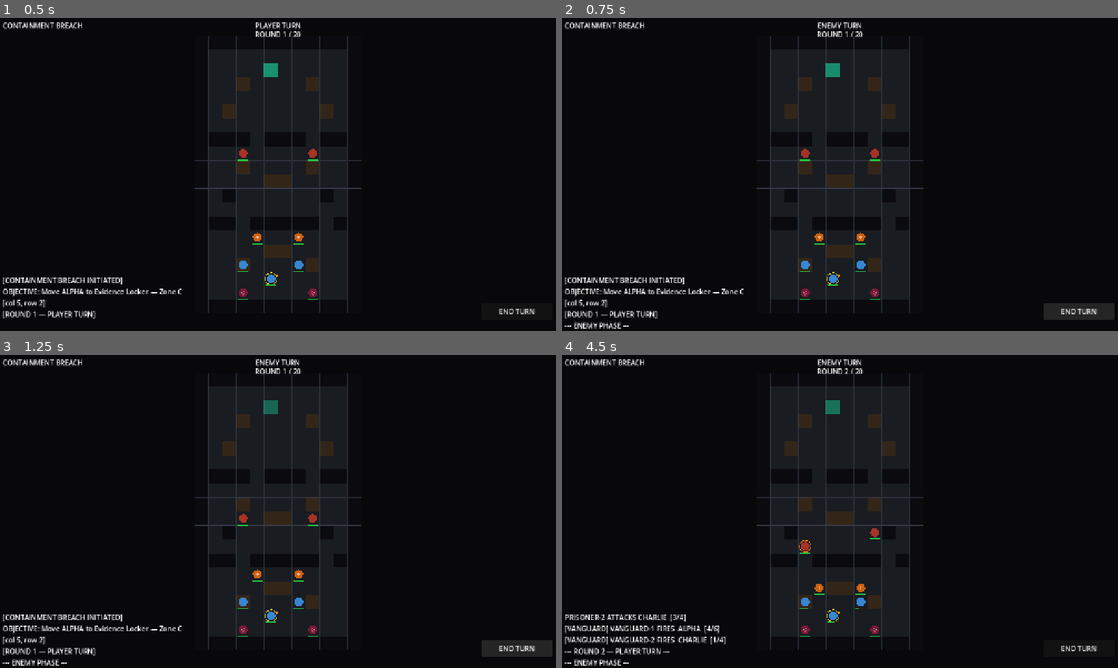
Above: before the commit, frames 1-4 (two rows, left to right).
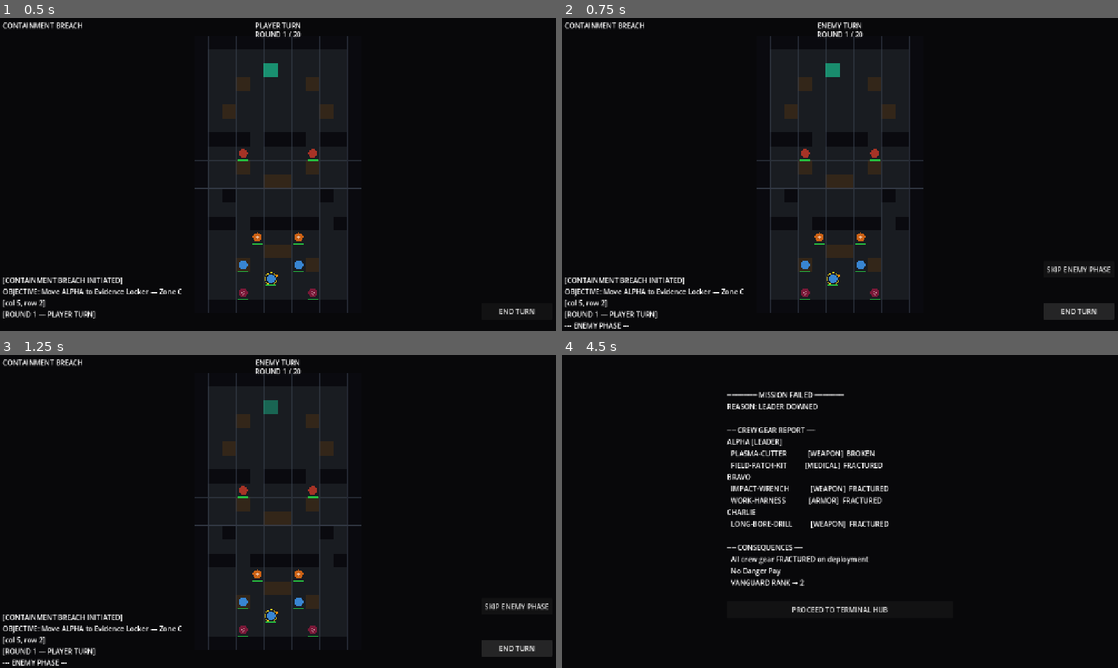
Above: after the commit, the same moments.

Repository: kavemankai/wizcool
Game: Godot game, scene res://scenes/Main.tscn
The game is run twice, just before and just after one commit, with the same random seed, the same clock (stepped at 60 frames per second) and the same inputs.
Inputs (mouse positions are in pixels of both pictures, inside the frame that each line leads up to):
- Up to frame 1 (0.5 s): no input
- Up to frame 2 (0.75 s): click "END TURN" at 0.5 s
- Up to frame 3 (1.25 s): no input
- Up to frame 4 (4.5 s): click "END TURN" (after the commit: "SKIP ENEMY PHASE") at 1.25 s; click "END TURN" at 2 s; click "END TURN" (after the commit: "SKIP ENEMY PHASE") at 2.75 s; click "END TURN" at 3.5 s; move the mouse to (962, 495) at 4.27 s; click (962, 495) at 4.42 s

Frame 1 is identical in both runs. In frame 2, 0.2% of the frame differs, in the area x 87-99%, y 79-82%; in frame 3, 0.3%; in frame 4, 8.0%, in the area x 0-97%, y 1-100%.

Commit message:
Add enemy inspection, slow enemy phase with skip, combat cutaway scene
- F1: Click any enemy in IDLE or ACTING to show their stats in HUD panel
- F2: Enemy turns slow to 0.8s gap with white "is_acting" ring on active enemy;
  SKIP ENEMY PHASE button fast-forwards remaining enemies to 0.0s delays
- F3: Advance Wars-style combat cutaway overlay (CombatCutaway) — fires on
  player and enemy attacks; shows attacker vs defender with animated health
  bar drain; click or 2s auto-dismiss; blocked during skip mode
  - EnemyAI.do_attack() accepts optional cutaway_queue param threaded through
    all three AI take_turn() signatures to Main._run_enemy_phase()

Co-Authored-By: Claude Sonnet 4.6 <noreply@anthropic.com>

Diff:
--- a/scenes/Main.tscn
+++ b/scenes/Main.tscn
@@ -1,8 +1,9 @@
-[gd_scene load_steps=4 format=3]
+[gd_scene load_steps=5 format=3]
 
 [ext_resource type="Script" path="res://scripts/Main.gd" id="1_main"]
 [ext_resource type="Script" path="res://scripts/core/GridManager.gd" id="2_grid"]
 [ext_resource type="Script" path="res://scripts/ui/HUD.gd" id="3_hud"]
+[ext_resource type="Script" path="res://scripts/ui/CombatCutaway.gd" id="4_cutaway"]
 
 [node name="Main" type="Node2D"]
 script = ExtResource("1_main")
@@ -17,3 +18,7 @@
 
 [node name="HUD" type="CanvasLayer" parent="."]
 script = ExtResource("3_hud")
+
+[node name="CombatCutaway" type="CanvasLayer" parent="."]
+layer = 10
+script = ExtResource("4_cutaway")
--- /dev/null
+++ b/scenes/ui/CombatCutaway.tscn
@@ -0,0 +1,7 @@
+[gd_scene load_steps=2 format=3]
+
+[ext_resource type="Script" path="res://scripts/ui/CombatCutaway.gd" id="1_cutaway"]
+
+[node name="CombatCutaway" type="CanvasLayer"]
+layer = 10
+script = ExtResource("1_cutaway")
--- a/scripts/Main.gd
+++ b/scripts/Main.gd
@@ -16,6 +16,7 @@
 var dropped_loot: Array[GearItem] = []
 var rival_rank: int = 1
 var hazard_manager: HazardSystem = null
+var _skip_requested: bool = false
 
 # unit_id → {is_leader: bool, gear: [{item_id, slot, state: int (GearState enum)}]}
 var _gear_archive: Dictionary = {}
@@ -23,6 +24,7 @@
 @onready var grid_manager: GridManager = $GridManager
 @onready var unit_layer: Node2D = $UnitLayer
 @onready var hud: HUD = $HUD
+@onready var cutaway: CombatCutaway = $CombatCutaway
 
 func _ready() -> void:
 	var grid_w := GridManager.GRID_WIDTH * GridManager.TILE_SIZE
@@ -34,6 +36,7 @@
 	)
 	hud.end_turn_pressed.connect(_on_end_turn)
 	hud.field_patch_pressed.connect(_on_field_patch)
+	hud.skip_pressed.connect(func() -> void: _skip_requested = true)
 	hazard_manager = HazardSystem.new()
 	rival_rank = get_node("/root/GameState").vanguard_rank
 	grid_manager.set_extraction_tile(GridPos.new(EXTRACTION_POS.x, EXTRACTION_POS.y))
@@ -201,6 +204,11 @@
 	var clicked_unit: Unit = _unit_at_screen(click_pos)
 	var clicked_grid: GridPos = grid_manager.world_to_grid(click_pos)
 
+	if clicked_unit != null and not clicked_unit.is_downed:
+		hud.show_unit(clicked_unit)
+	elif clicked_unit == null and input_state == InputState.IDLE:
+		hud.show_unit(null)
+
 	match input_state:
 		InputState.IDLE:
 			if clicked_unit and clicked_unit.is_player and clicked_unit.can_act():
@@ -213,7 +221,7 @@
 				_select(clicked_unit)
 			elif clicked_unit != null and not clicked_unit.is_player and not clicked_unit.is_downed:
 				if not active_unit.has_attacked and _can_attack(active_unit, clicked_unit):
-					_do_attack(active_unit, clicked_unit)
+					await _do_attack(active_unit, clicked_unit)
 					if game_phase == GamePhase.GAME_OVER:
 						_enter_idle()
 						return
@@ -311,6 +319,7 @@
 
 func _do_attack(attacker: Unit, target: Unit) -> void:
 	var dmg := attacker.get_weapon_damage()
+	var pre_tgh := target.toughness
 	var result := CombatResolver.resolve_damage(target, dmg)
 	attacker.has_attacked = true
 	match result:
@@ -331,6 +340,8 @@
 		Unit.DamageResult.DOWNED:
 			hud.log("%s → %s  -%d TGH — DOWNED" % [
 				attacker.unit_id, target.unit_id, dmg])
+	cutaway.queue_event(attacker, target, dmg, result, pre_tgh)
+	await cutaway.play_pending()
 	if target.is_downed:
 		var leader_fell := _flush_downed()
 		if leader_fell:
@@ -405,6 +416,8 @@
 func _run_enemy_phase() -> void:
 	game_phase = GamePhase.ENEMY_TURN
 	hud.set_phase(false)
+	hud.set_skip_visible(true)
+	_skip_requested = false
 	hud.log("--- ENEMY PHASE ---")
 
 	var queue: Array[Unit] = []
@@ -415,31 +428,55 @@
 
 	for enemy in queue:
 		if game_phase == GamePhase.GAME_OVER:
-			return
+			break
 		if not is_instance_valid(enemy) or enemy.is_downed:
 			continue
 
-		await get_tree().create_timer(0.3).timeout
-
+		await get_tree().create_timer(0.0 if _skip_requested else 0.8).timeout
+
+		if game_phase == GamePhase.GAME_OVER:
+			break
+		if not is_instance_valid(enemy) or enemy.is_downed:
+			continue
+
+		enemy.is_acting = true
+		enemy.queue_redraw()
+		hud.show_unit(enemy)
+
+		var cq: Object = null if _skip_requested else cutaway
 		var lines: Array[String] = []
 		match enemy.archetype:
 			Unit.Archetype.GUARDIAN:
-				lines = GuardianAI.take_turn(enemy, units, grid_manager)
+				lines = GuardianAI.take_turn(enemy, units, grid_manager, cq)
 			Unit.Archetype.RAMPAGING:
-				lines = RampagingAI.take_turn(enemy, units, grid_manager)
+				lines = RampagingAI.take_turn(enemy, units, grid_manager, cq)
 			Unit.Archetype.TACTICAL:
-				lines = TacticalAI.take_turn(enemy, units, grid_manager, round_number)
+				lines = TacticalAI.take_turn(enemy, units, grid_manager, round_number, cq)
 		for line in lines:
 			hud.log(line)
+
+		if is_instance_valid(enemy):
+			enemy.is_acting = false
+			enemy.queue_redraw()
+
+		if not _skip_requested and cutaway.has_pending():
+			await cutaway.play_pending()
+		elif cutaway.has_pending():
+			cutaway.clear_pending()
 
 		var leader_fell := _flush_downed()
 		if leader_fell:
 			hud.log("=== LEADER DOWN — MISSION FAILED ===")
+			hud.set_skip_visible(false)
 			_on_mission_fail("LEADER DOWNED")
 			return
 		_check_game_over()
 		if game_phase == GamePhase.GAME_OVER:
-			return
+			break
+
+	hud.set_skip_visible(false)
+	var skip_was_requested := _skip_requested
+	_skip_requested = false
 
 	if game_phase == GamePhase.GAME_OVER:
 		return
@@ -472,7 +509,7 @@
 		if game_phase == GamePhase.GAME_OVER:
 			return
 
-	await get_tree().create_timer(0.4).timeout
+	await get_tree().create_timer(0.0 if skip_was_requested else 0.4).timeout
 
 	round_number += 1
 	if round_number > ROUND_LIMIT:
--- /dev/null
+++ b/scripts/ui/CombatCutaway.gd
@@ -0,0 +1,214 @@
+class_name CombatCutaway
+extends CanvasLayer
+
+signal cutaway_dismissed
+
+const _BAR_BACK := Color(0.25, 0.08, 0.08)
+const _BAR_FILL := Color(0.15, 0.75, 0.25)
+const _OVERLAY  := Color(0.03, 0.03, 0.04, 0.92)
+const _PANEL_BG := Color(0.06, 0.06, 0.09, 1.0)
+const _BAR_W    := 220.0
+const _BAR_H    := 14.0
+
+var _attacker: Unit = null
+var _target: Unit = null
+var _dmg: int = 0
+var _result: int = -1
+var _pre_tgh: int = 0
+var _event_pending: bool = false
+var _playing: bool = false
+
+var _atk_label: Label = null
+var _def_header: Label = null
+var _def_tgh_label: Label = null
+var _def_bar_fill: ColorRect = null
+var _def_stats_label: Label = null
+var _result_label: Label = null
+
+func _ready() -> void:
+	layer = 10
+	visible = false
+	_build_ui()
+
+func queue_event(a: Unit, t: Unit, dmg: int, res: int, pre_tgh: int) -> void:
+	_attacker = a
+	_target = t
+	_dmg = dmg
+	_result = res
+	_pre_tgh = pre_tgh
+	_event_pending = true
+
+func has_pending() -> bool:
+	return _event_pending
+
+func clear_pending() -> void:
+	_event_pending = false
+
+func play_pending() -> void:
+	if not _event_pending:
+		return
+	_playing = true
+	visible = true
+	_populate_panels()
+	_animate_health_bar()
+	await get_tree().create_timer(0.6).timeout
+	if not _playing:
+		return
+	_update_tgh_label()
+	get_tree().create_timer(2.0).timeout.connect(_finish, CONNECT_ONE_SHOT)
+	await cutaway_dismissed
+
+func _input(event: InputEvent) -> void:
+	if not visible or not _playing:
+		return
+	get_viewport().set_input_as_handled()
+	if event is InputEventMouseButton and event.pressed:
+		_finish()
+
+func _finish() -> void:
+	if not _playing:
+		return
+	_playing = false
+	visible = false
+	_event_pending = false
+	cutaway_dismissed.emit()
+
+func _populate_panels() -> void:
+	if not is_instance_valid(_attacker) or not is_instance_valid(_target):
+		return
+
+	var alines: Array[String] = []
+	alines.append(("[LEADER] " if _attacker.is_leader else "") + _attacker.unit_id)
+	alines.append(_archetype_str(_attacker))
+	alines.append("")
+	alines.append("TOUGHNESS  %d / %d" % [_attacker.toughness, _attacker.max_toughness])
+	alines.append("COMBAT %d   RANGE %d" % [
+		_attacker.get_effective_combat_skill(), _attacker.attack_range])
+	if not _attacker.gear.is_empty():
+		alines.append("")
+		for item: GearItem in _attacker.gear:
+			alines.append("  %s [%s]" % [item.item_id, item.state_label()])
+	_atk_label.text = "\n".join(alines)
+
+	_def_header.text = (("[LEADER] " if _target.is_leader else "") + _target.unit_id
+		+ "\n" + _archetype_str(_target))
+
+	_def_tgh_label.text = "TOUGHNESS  %d / %d" % [_pre_tgh, _target.max_toughness]
+	_def_bar_fill.size.x = _BAR_W * (float(_pre_tgh) / float(_target.max_toughness))
+
+	var slines: Array[String] = []
+	slines.append("COMBAT %d   RANGE %d" % [
+		_target.get_effective_combat_skill(), _target.attack_range])
+	if not _target.gear.is_empty():
+		slines.append("")
+		for item: GearItem in _target.gear:
+			slines.append("  %s [%s]" % [item.item_id, item.state_label()])
+	_def_stats_label.text = "\n".join(slines)
+
+	match _result:
+		Unit.DamageResult.NORMAL:
+			_result_label.text = "HIT  ─%d TOUGHNESS  [ %d / %d ]" % [
+				_dmg, _target.toughness, _target.max_toughness]
+		Unit.DamageResult.GEAR_FRACTURED:
+			_result_label.text = "GEAR FRACTURED  ─ TOUGHNESS RESET"
+		Unit.DamageResult.GEAR_BROKEN:
+			_result_label.text = "GEAR BROKEN  ─ TARGET DOWNED"
+		Unit.DamageResult.DOWNED:
+			_result_label.text = "TARGET DOWNED"
+
+func _animate_health_bar() -> void:
+	if not is_instance_valid(_target):
+		return
+	var post_w := 0.0
+	if _result == Unit.DamageResult.NORMAL:
+		post_w = _BAR_W * (float(_target.toughness) / float(_target.max_toughness))
+	var tween := create_tween()
+	tween.tween_property(_def_bar_fill, "size:x", post_w, 0.6)
+
+func _update_tgh_label() -> void:
+	if not is_instance_valid(_target):
+		return
+	match _result:
+		Unit.DamageResult.GEAR_FRACTURED:
+			_def_tgh_label.text = "TOUGHNESS  %d / %d  [RESET]" % [
+				_target.toughness, _target.max_toughness]
+		Unit.DamageResult.GEAR_BROKEN, Unit.DamageResult.DOWNED:
+			_def_tgh_label.text = "TOUGHNESS  0 / %d  [DOWNED]" % _target.max_toughness
+		_:
+			_def_tgh_label.text = "TOUGHNESS  %d / %d" % [
+				_target.toughness, _target.max_toughness]
+
+func _archetype_str(unit: Unit) -> String:
+	if unit.is_player:
+		return "[CREW]"
+	match unit.archetype:
+		Unit.Archetype.GUARDIAN:  return "[GUARDIAN]"
+		Unit.Archetype.RAMPAGING: return "[RAMPAGING]"
+		Unit.Archetype.TACTICAL:  return "[VANGUARD]"
+	return ""
+
+func _build_ui() -> void:
+	var root := Control.new()
+	root.set_anchors_preset(Control.PRESET_FULL_RECT)
+	root.mouse_filter = Control.MOUSE_FILTER_STOP
+	add_child(root)
+
+	var ovr := ColorRect.new()
+	ovr.set_anchors_preset(Control.PRESET_FULL_RECT)
+	ovr.color = _OVERLAY
+	ovr.mouse_filter = Control.MOUSE_FILTER_STOP
+	root.add_child(ovr)
+
+	# Left panel — attacker
+	_bg_rect(root, Vector2(60, 80), Vector2(510, 450))
+	_atk_label = _make_label(root, Rect2(80, 100, 470, 410), "")
+
+	# VS strip
+	var vs := _make_label(root, Rect2(574, 260, 132, 60), "VS", HORIZONTAL_ALIGNMENT_CENTER)
+	vs.add_theme_font_size_override("font_size", 26)
+	vs.add_theme_color_override("font_color", Color(0.50, 0.50, 0.50))
+
+	# Right panel — defender
+	_bg_rect(root, Vector2(710, 80), Vector2(510, 450))
+	_def_header = _make_label(root, Rect2(730, 100, 470, 50), "")
+	_def_tgh_label = _make_label(root, Rect2(730, 168, 460, 22), "")
+
+	var bar_y := 196.0
+	_bg_rect(root, Vector2(730, bar_y), Vector2(_BAR_W, _BAR_H), _BAR_BACK)
+	_def_bar_fill = ColorRect.new()
+	_def_bar_fill.position = Vector2(730, bar_y)
+	_def_bar_fill.size = Vector2(_BAR_W, _BAR_H)
+	_def_bar_fill.color = _BAR_FILL
+	_def_bar_fill.mouse_filter = Control.MOUSE_FILTER_IGNORE
+	root.add_child(_def_bar_fill)
+
+	_def_stats_label = _make_label(root, Rect2(730, 222, 470, 290), "")
+
+	_result_label = _make_label(root, Rect2(120, 558, 1040, 40), "", HORIZONTAL_ALIGNMENT_CENTER)
+	_result_label.add_theme_color_override("font_color", Color(0.95, 0.80, 0.20))
+	_result_label.add_theme_font_size_override("font_size", 17)
+
+	var footer := _make_label(root, Rect2(120, 610, 1040, 26),
+		"CLICK TO CONTINUE", HORIZONTAL_ALIGNMENT_CENTER)
+	footer.add_theme_color_override("font_color", Color(0.32, 0.32, 0.32))
+
+func _make_label(parent: Control, rect: Rect2, text: String,
+		align: int = HORIZONTAL_ALIGNMENT_LEFT) -> Label:
+	var lbl := Label.new()
+	lbl.position = rect.position
+	lbl.size = rect.size
+	lbl.text = text
+	lbl.horizontal_alignment = align
+	lbl.autowrap_mode = TextServer.AUTOWRAP_WORD
+	lbl.mouse_filter = Control.MOUSE_FILTER_IGNORE
+	parent.add_child(lbl)
+	return lbl
+
+func _bg_rect(parent: Control, pos: Vector2, sz: Vector2,
+		col: Color = _PANEL_BG) -> void:
+	var r := ColorRect.new()
+	r.position = pos
+	r.size = sz
+	r.color = col
+	r.mouse_filter = Control.MOUSE_FILTER_IGNORE
+	parent.add_child(r)
--- a/scripts/ui/HUD.gd
+++ b/scripts/ui/HUD.gd
@@ -3,6 +3,7 @@
 
 signal end_turn_pressed
 signal field_patch_pressed
+signal skip_pressed
 
 const MAX_LOG := 8
 
@@ -13,6 +14,7 @@
 var _log_label: Label
 var _end_turn_btn: Button
 var _field_patch_btn: Button
+var _skip_btn: Button
 
 var _log_lines: Array[String] = []
 
@@ -51,6 +53,15 @@
 	_field_patch_btn.pressed.connect(func() -> void: field_patch_pressed.emit())
 	root.add_child(_field_patch_btn)
 
+	_skip_btn = Button.new()
+	_skip_btn.set_position(Vector2(1108, 560))
+	_skip_btn.set_size(Vector2(164, 38))
+	_skip_btn.text = "SKIP ENEMY PHASE"
+	_skip_btn.mouse_filter = Control.MOUSE_FILTER_STOP
+	_skip_btn.visible = false
+	_skip_btn.pressed.connect(func() -> void: skip_pressed.emit())
+	root.add_child(_skip_btn)
+
 func _label(parent: Control, rect: Rect2, text: String,
 		align: int = HORIZONTAL_ALIGNMENT_LEFT) -> Label:
 	var lbl := Label.new()
@@ -71,6 +82,9 @@
 
 func set_field_patch_visible(show_btn: bool) -> void:
 	_field_patch_btn.visible = show_btn
+
+func set_skip_visible(show_btn: bool) -> void:
+	_skip_btn.visible = show_btn
 
 func show_unit(unit: Unit) -> void:
 	if unit == null:
--- a/scripts/units/Unit.gd
+++ b/scripts/units/Unit.gd
@@ -16,6 +16,7 @@
 const SELECT_RING     := Color(0.90, 0.90, 0.35)
 const ALERT_RING      := Color(0.95, 0.45, 0.10)
 const ADVANCE_RING    := Color(0.80, 0.10, 0.30)
+const ACTING_RING     := Color(0.95, 0.95, 0.95, 0.85)
 const BAR_BACK        := Color(0.25, 0.08, 0.08)
 const BAR_FILL        := Color(0.15, 0.75, 0.25)
 
@@ -56,6 +57,7 @@
 var has_attacked: bool = false
 var is_downed: bool = false
 var is_selected: bool = false
+var is_acting: bool = false
 
 func get_effective_combat_skill() -> int:
 	var total := combat_skill
@@ -199,6 +201,9 @@
 	if is_selected:
 		draw_arc(Vector2.ZERO, RADIUS + 7.0, 0.0, TAU, 32, SELECT_RING, 2.0)
 
+	if is_acting:
+		draw_arc(Vector2.ZERO, RADIUS + 5.5, 0.0, TAU, 24, ACTING_RING, 2.5)
+
 	var bw := RADIUS * 2.2
 	var bx := -bw * 0.5
 	var by := RADIUS + 3.5
--- a/scripts/units/ai/EnemyAI.gd
+++ b/scripts/units/ai/EnemyAI.gd
@@ -8,12 +8,15 @@
 	unit.place_at(pos, grid)
 	unit.has_moved = true
 
-static func do_attack(attacker: Unit, target: Unit) -> int:
+static func do_attack(attacker: Unit, target: Unit, cutaway_queue: Object = null) -> int:
 	if attacker.has_attacked or target.is_downed:
 		return -1
 	var dmg := attacker.get_weapon_damage()
-	var result := target.take_damage(dmg)
+	var pre_tgh := target.toughness
+	var result := CombatResolver.resolve_damage(target, dmg)
 	attacker.has_attacked = true
+	if cutaway_queue != null:
+		cutaway_queue.queue_event(attacker, target, dmg, result, pre_tgh)
 	return result
 
 static func best_move_toward(unit: Unit, target_pos: GridPos,
--- a/scripts/units/ai/GuardianAI.gd
+++ b/scripts/units/ai/GuardianAI.gd
@@ -4,13 +4,14 @@
 # Patrol a fixed waypoint loop. Stop and attack when a player enters LOS.
 # Does not pursue or move outside zone_min_row / zone_max_row.
 
-static func take_turn(unit: Unit, all_units: Array[Unit], grid: GridManager) -> Array[String]:
+static func take_turn(unit: Unit, all_units: Array[Unit], grid: GridManager,
+		cutaway_queue: Object = null) -> Array[String]:
 	var log: Array[String] = []
 	var visible := _nearest_player_in_los(unit, all_units, grid)
 
 	if visible != null:
 		unit.is_alerted = true
-		_pursue_and_attack(unit, visible, all_units, grid, log)
+		_pursue_and_attack(unit, visible, all_units, grid, log, cutaway_queue)
 	else:
 		unit.is_alerted = false
 		_patrol_step(unit, all_units, grid, log)
@@ -20,7 +21,7 @@
 static func _pursue_and_attack(
 		unit: Unit, target: Unit,
 		all_units: Array[Unit], grid: GridManager,
-		log: Array[String]) -> void:
+		log: Array[String], cutaway_queue: Object = null) -> void:
 	var warning := grid.get_warning_tiles()
 	if not unit.has_moved:
 		if not EnemyAI.can_attack(unit, target, grid):
@@ -30,7 +31,7 @@
 				log.append("%s MOVES → [%d,%d]" % [unit.unit_id, dest.x, dest.y])
 
 	if EnemyAI.can_attack(unit, target, grid):
-		var result := EnemyAI.do_attack(unit, target)
+		var result := EnemyAI.do_attack(unit, target, cutaway_queue)
 		if result >= 0:
 			log.append("%s ATTACKS %s  [%d/%d]%s" % [
 				unit.unit_id, target.unit_id,
--- a/scripts/units/ai/RampagingAI.gd
+++ b/scripts/units/ai/RampagingAI.gd
@@ -4,7 +4,8 @@
 # Charge the nearest unit each turn regardless of faction.
 # No zone boundary. Ignores hazard warning tiles by design.
 
-static func take_turn(unit: Unit, all_units: Array[Unit], grid: GridManager) -> Array[String]:
+static func take_turn(unit: Unit, all_units: Array[Unit], grid: GridManager,
+		cutaway_queue: Object = null) -> Array[String]:
 	var log: Array[String] = []
 
 	var target := EnemyAI.nearest_unit(unit, all_units)
@@ -32,7 +33,7 @@
 
 	# Attack if in range
 	if not unit.has_attacked and EnemyAI.can_attack(unit, target, grid):
-		var result := EnemyAI.do_attack(unit, target)
+		var result := EnemyAI.do_attack(unit, target, cutaway_queue)
 		if result >= 0:
 			var suffix := ""
 			if result == Unit.DamageResult.GEAR_FRACTURED:
--- a/scripts/units/ai/TacticalAI.gd
+++ b/scripts/units/ai/TacticalAI.gd
@@ -6,7 +6,8 @@
 # Does not attack Guardian or Rampaging units (faction awareness).
 
 static func take_turn(unit: Unit, all_units: Array[Unit],
-		grid: GridManager, round_num: int = 0) -> Array[String]:
+		grid: GridManager, round_num: int = 0,
+		cutaway_queue: Object = null) -> Array[String]:
 	var log: Array[String] = []
 
 	# Rank 3+: forced advance at round 3 regardless of board state
@@ -23,7 +24,7 @@
 		# Hold — still fire if a player walks into range
 		var in_range := _nearest_player_in_range(unit, all_units, grid)
 		if in_range != null:
-			var result := EnemyAI.do_attack(unit, in_range)
+			var result := EnemyAI.do_attack(unit, in_range, cutaway_queue)
 			if result >= 0:
 				log.append("[VANGUARD] %s FIRES  %s  [%d/%d]%s" % [
 					unit.unit_id, in_range.unit_id,
@@ -59,7 +60,7 @@
 			attack_target = _nearest_player_in_range(unit, all_units, grid)
 
 		if attack_target != null:
-			var result := EnemyAI.do_attack(unit, attack_target)
+			var result := EnemyAI.do_attack(unit, attack_target, cutaway_queue)
 			if result >= 0:
 				log.append("[VANGUARD] %s → %s  [%d/%d]%s" % [
 					unit.unit_id, attack_target.unit_id,
Not shown, added: scripts/Main.gd.uid
Not shown, added: scripts/core/LOSCalculator.gd.uid
Not shown, added: scripts/core/TurnManager.gd.uid
Not shown, added: scripts/data/GameState.gd.uid
Not shown, added: scripts/data/SaveManager.gd.uid
Not shown, added: scripts/systems/CombatResolver.gd.uid
Not shown, added: scripts/systems/GearSystem.gd.uid
Not shown, added: scripts/systems/HazardSystem.gd.uid
Not shown, added: scripts/systems/MissionSystem.gd.uid
Not shown, added: scripts/systems/RivalSystem.gd.uid
Not shown, added: scripts/ui/ManifestScreen.gd.uid
Not shown, added: scripts/ui/PostMissionScreen.gd.uid
(and 4 more such lines)
